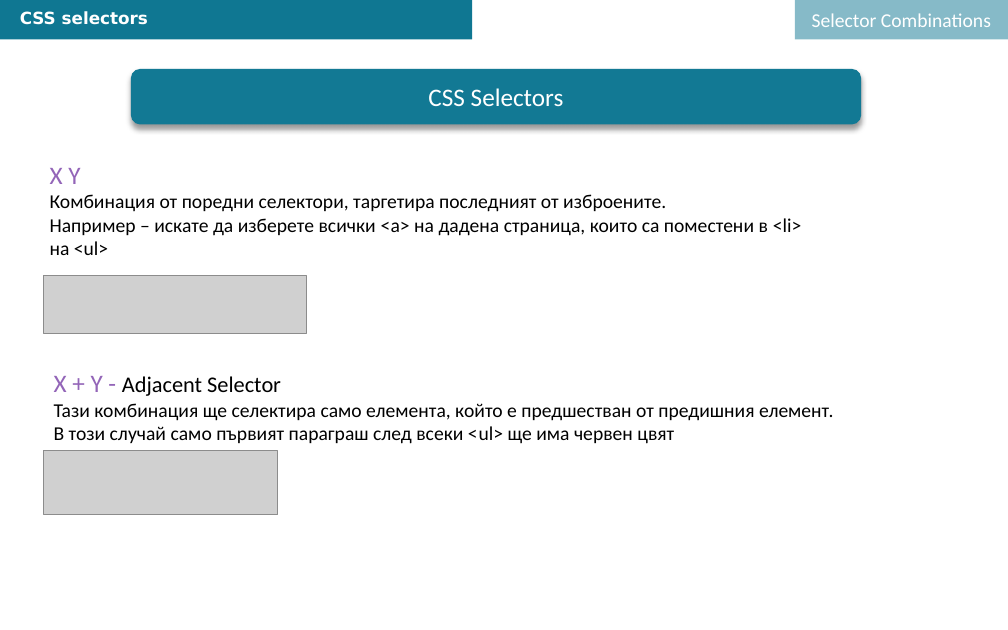
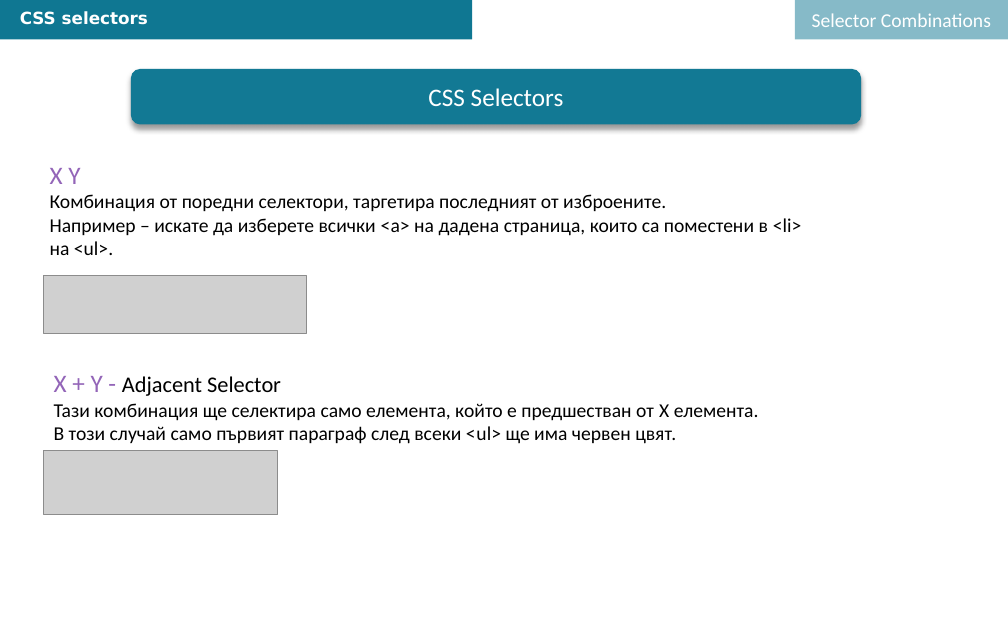
Before and after one commit to DNinev/swiftFE_v1, a slide deck: slide 5 of Lections/L7/FE-L7-17-05-pseudo-sel.pptx. Drawn at 1008x630 pixels with LibreOffice and Linux fonts; fonts in the diff are those of the drawing; grey boxes stand for pictures; background and template pictures are left out. Boxes give left, top, right and bottom in pixels: in the first picture for what was removed or moved away, otherwise in the second. Text is boxed around its words. In the diff, an @@ line names an element or a change of style, - is before the commit and + after.

```diff
--- a/Lections/L7/FE-L7-17-05-pseudo-sel.pptx
+++ b/Lections/L7/FE-L7-17-05-pseudo-sel.pptx
@@ text at bbox=[50, 241, 113, 255]: text changed @@
-на <ul>
+на <ul>.
@@ text at bbox=[54, 403, 759, 444]: text changed @@
-Тази комбинация ще селектира само елемента, който е предшестван от предишния елемент.
-В този случай само първият параграш след всеки <ul> ще има червен цвят
+Тази комбинация ще селектира само елемента, който е предшестван от X елементa.
+В този случай само първият параграф след всеки <ul> ще има червен цвят.
```
Also in this commit, not shown: 1 other slide changed, 4 slides added, 6 other files.
